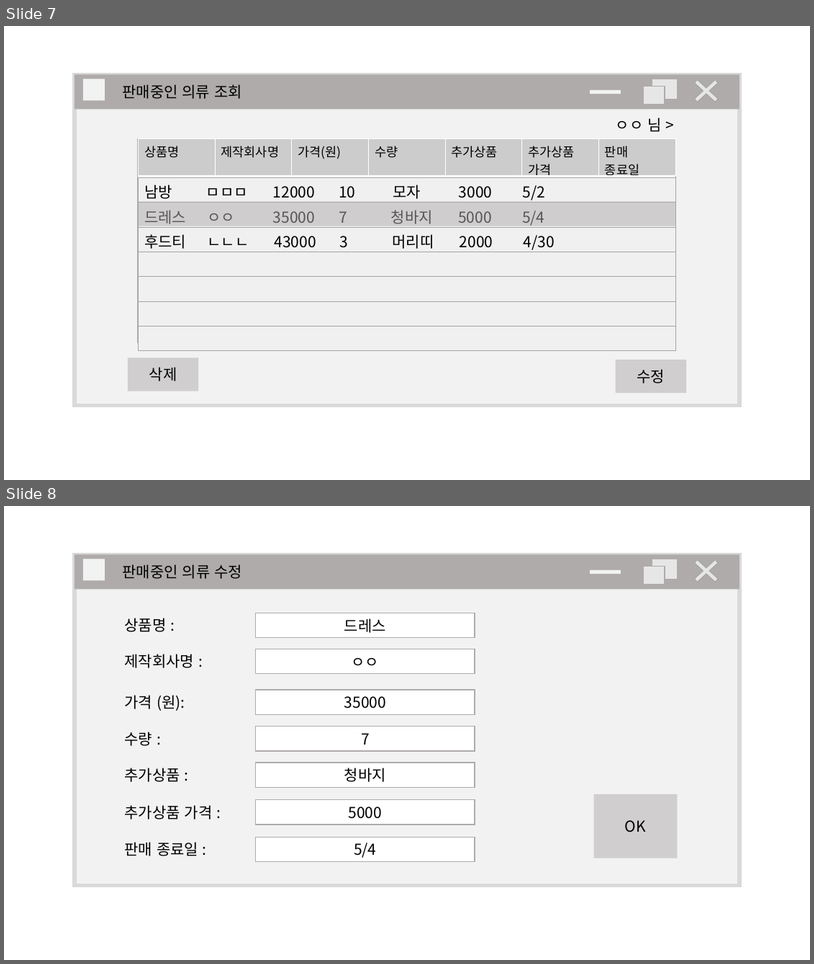
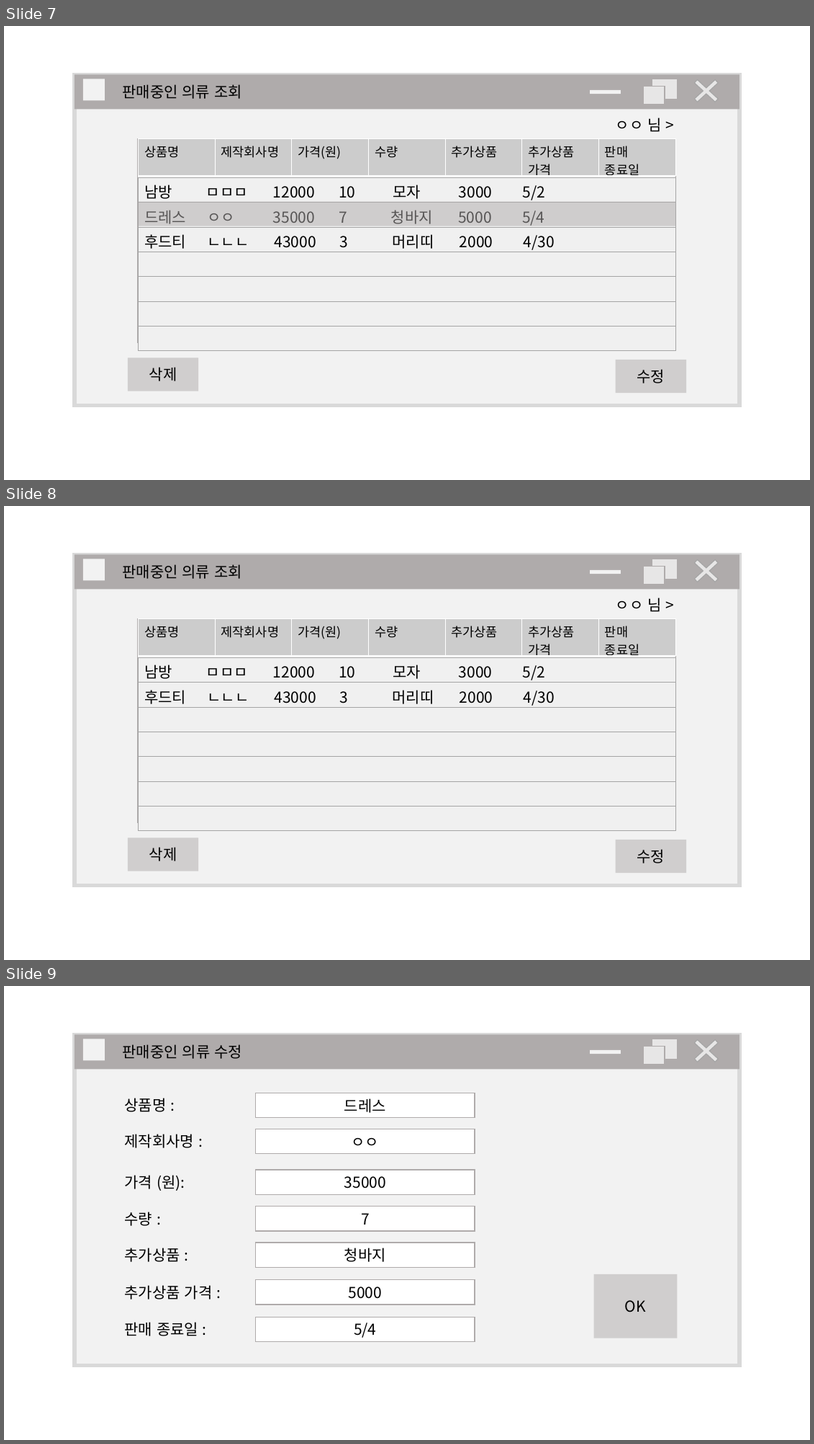
Before and after one commit to rnooyaho/SE, a slide deck: UIdesign_rmj.pptx. Shown one above the other, each under a label of ours: slides 7 and 8 before the commit, slides 7, 8 and 9 after it. The pictures are 814x964 and 814x1444 pixels, drawn with LibreOffice and Linux fonts; fonts in the diff are those of the drawing. Boxes give left, top, right and bottom in pixels: in the first picture for what was removed or moved away, otherwise in the second. Text is boxed around its words. In the diff, an @@ line names an element or a change of style, - is before the commit and + after.

Commit message:
유민지 UIdesign 수정

```diff
--- a/UIdesign_rmj.pptx
+++ b/UIdesign_rmj.pptx
@@ slide 8 added at box(4, 506, 810, 960), background #FFFFFF @@
@@ text added at box(122, 564, 242, 579), 18 pt, text #000000 @@
+판매중인 의류 조회
@@ group added at box(75, 553, 741, 885): 6 rectangles, 1 cross @@
@@ text added at box(616, 597, 661, 612), 18 pt, text #000000 @@
+ㅇㅇ 님 >
@@ rectangle added at box(138, 619, 676, 822), fill #FFFFFF, outline #AFABAB 1 pt @@
@@ table added at box(139, 619, 676, 660), 1 rows, 7 columns @@
+상품명 | 제작회사명 | 가격(원) | 수량 | 추가상품 | 추가상품 / 가격 | 판매 / 종료일
@@ table added at box(139, 657, 676, 831), 7 rows, 1 columns @@
+남방 ㅁㅁㅁ 12000 10 모자 3000 5/2
+후드티 ㄴㄴㄴ 43000 3 머리띠 2000 4/30
+
+
+
+
+
@@ rectangle added at box(128, 837, 199, 871), fill #D0CECE, 18 pt, text #000000 @@
+삭제
@@ rectangle added at box(616, 839, 687, 872), fill #D0CECE, 18 pt, text #000000 @@
+수정
@@ what was slide 8 is now slide 9 @@
```
Also in this commit, not shown: 3 slides changed, 1 other slide added.
